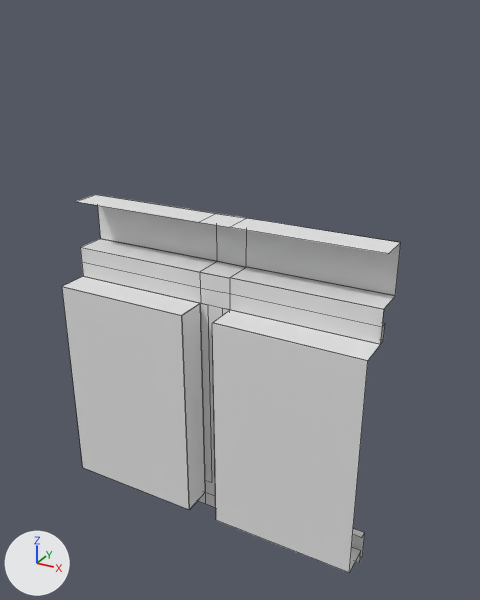
A saved change to the FBX model SmugglerUnity/Assets/Models/urbanShops/shopWindowCenterSplit.fbx.
One viewpoint serves both versions: a 50 mm camera at (1.85, -3.85, 3.1) aimed at (0.12, -0.72, 1.54). The axes (+X, +Y, +Z) are drawn at lower left. The lights are the same throughout. Mesh edges are drawn as thin lines. Vertices at the same position are counted once.

In view in the first picture: 'shopWindowCenterSplit'.
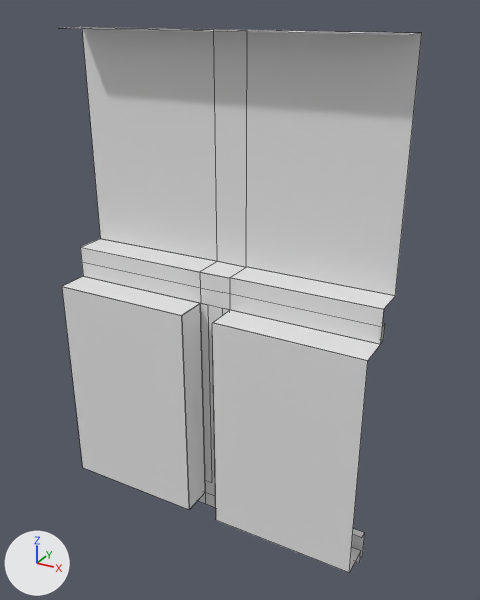
Location of each change, (x1, y1, x2, y2) in pixels of the pictures (480 x 600 px; the box of a moved part takes in the faces that stretch with it):
```json
{"object": "shopWindowCenterSplit", "change": "reshaped", "before": [62, 194, 401, 572], "after": [62, 27, 422, 572], "on screen": "6% wider, 44% taller"}
{"part": 1, "of": "me_mesh", "change": "moved or reshaped", "before": [76, 194, 401, 295], "after": [75, 27, 422, 295]}
```

The change, as JSON lines over the scene's bpy script:
```json
{"block": "me_mesh", "where": "me_mesh.from_pydata(...)  # 120 vertices, 90 faces; spans x -1.0..1.0, y -1.0..-0.6, z 0.0..2.0"}
{"block": "me_mesh", "where": "# used by ob_shopwindowcentersplit; location = (0.0, 0.0, 0.0)"}
{"block": "me_mesh", "change": "me_mesh part 1: all 12 vertices in x -1.0..1.0, y -0.8..-0.6, z 2.0 are moved by (0.0, 0.0, 1.0)"}
```
